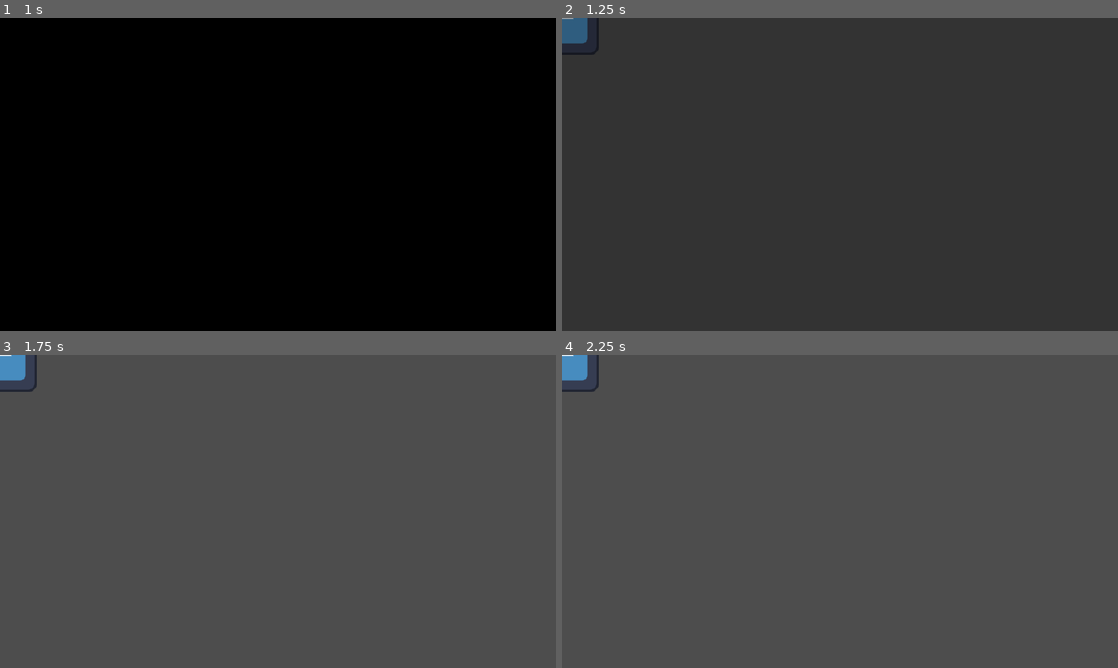
Above: before the commit, frames 1-4 (two rows, left to right).
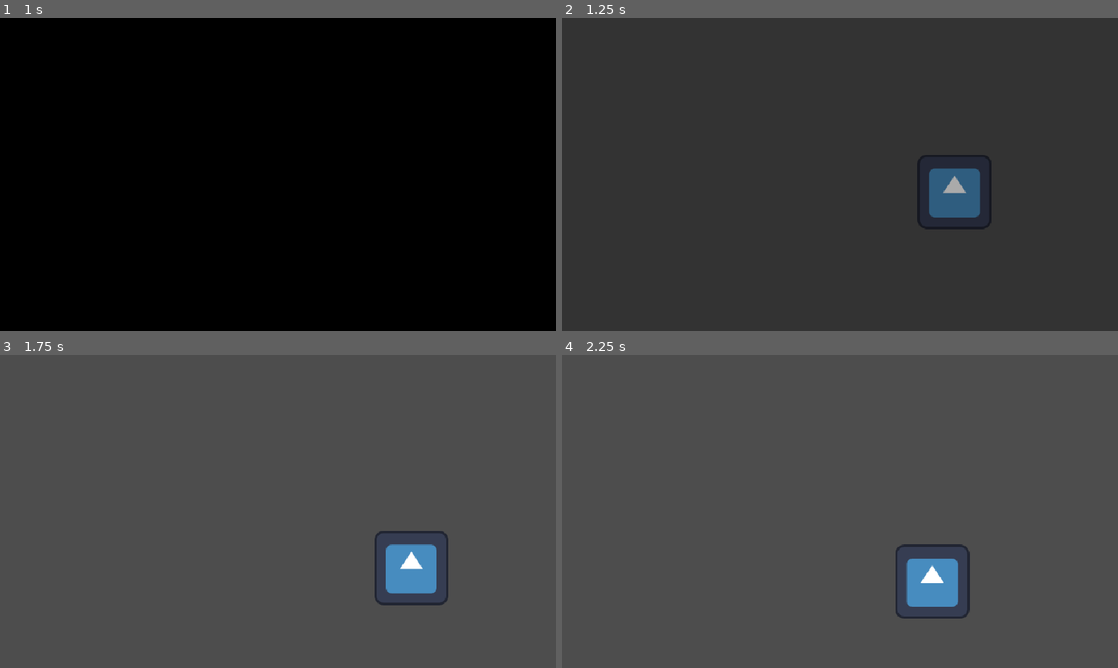
Above: after the commit, the same moments.

Repository: CookieFinder23/YGDA-Fall-Game-Jam-2026
Game: Godot game, scene res://ui/title_screen/title_screen.tscn
The game is run twice, just before and just after one commit, with the same random seed, the same clock (stepped at 60 frames per second) and the same inputs. The engine's default icon, where the game draws it, is replaced by a stand-in: a white triangle on a blue panel in a dark square.
Inputs (mouse positions are in pixels of both pictures, inside the frame that each line leads up to):
- Up to frame 1 (1 s): click (278, 115) at 0.5 s
- Up to frame 2 (1.25 s): no input
- Up to frame 3 (1.75 s): hold W (up) from 1.28 s (still down)
- Up to frame 4 (2.25 s): release W (up) at 2.03 s; hold S (down) from 2.03 s (still down)

Frame 1 is identical in both runs. In frame 2, 2.2% of the frame differs, in the area x 0-78%, y 0-68%; in frame 3, 2.3%, in the area x 0-81%, y 0-80%; in frame 4, 2.3%.

Commit message:
wow moves in a circle

Diff:
--- a/fall-game-jam-2026/level/world.gd
+++ b/fall-game-jam-2026/level/world.gd
@@ -1 +1,10 @@
 extends Node2D
+
+var radius = 50
+var rings = [radius, 2*radius, 3*radius, 4*radius, 5*radius]
+var center = Vector2(480, 270)
+
+func _process(delta: float) -> void:
+	print($Player.ring_num)
+	#canvas is 960 by 540
+	$Player.global_position = center + Vector2(rings[$Player.ring_num]*cos($Player.ring_pos), rings[$Player.ring_num]*sin($Player.ring_pos))
